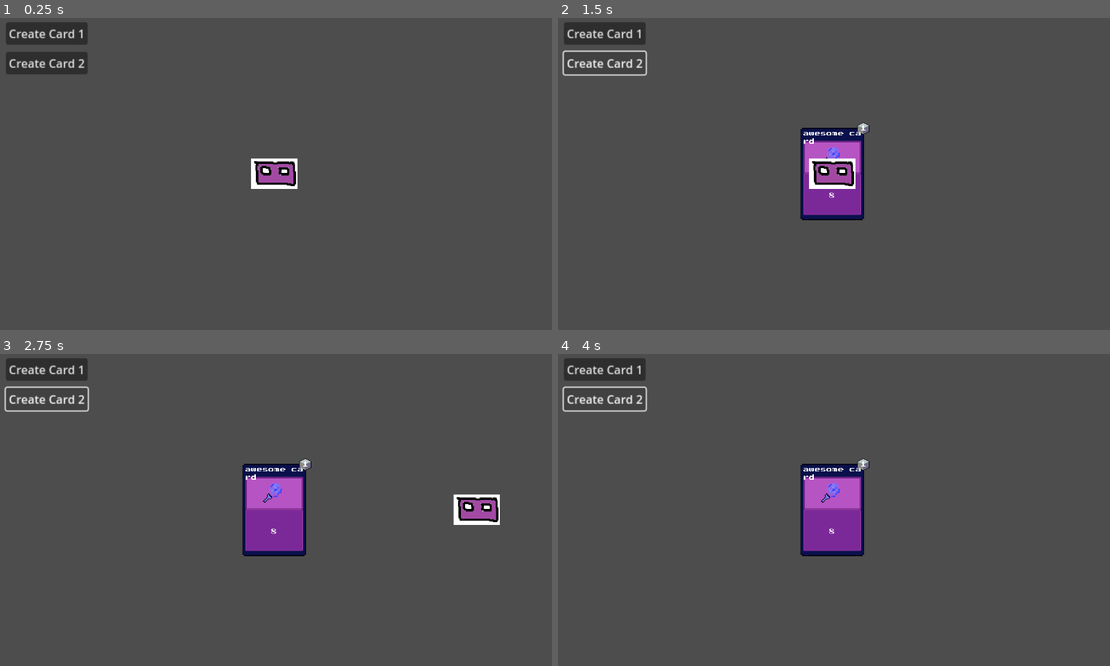
Above: before the commit, frames 1-4 (two rows, left to right).
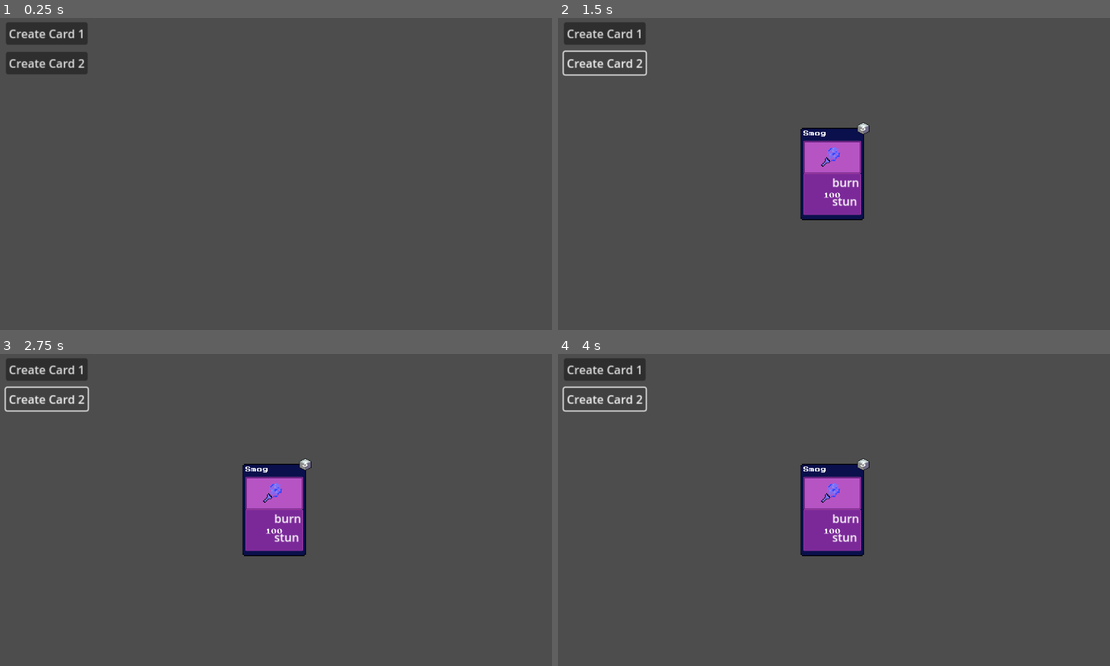
Above: after the commit, the same moments.

Repository: TunedDice/game_one
Game: Godot game, scene res://Scenes/battle_scene.tscn
Same seed, same stepped clock (60 frames per second), same inputs: the game is played once before the commit and once after it.
Inputs:
- Up to frame 1 (0.25 s): no input
- Up to frame 2 (1.5 s): click "Create Card 1" at 0.5 s; click "Create Card 2" at 1.25 s
- Up to frame 3 (2.75 s): tap Enter at 2 s; hold D (right) from 2.03 s (still down)
- Up to frame 4 (4 s): release D (right) at 2.78 s; hold S (down) 2.78-3.53 s; hold D (right) from 3.53 s (still down)

The runs differ from the first frame. In frame 1, 0.8% of the frame differs, in the area x 45-54%, y 44-55%; in frame 2, 1.0%; in frame 3, 1.1%, in the area x 44-91%, y 34-61%; in frame 4, 0.3%.

Commit message:
ely update moment

Diff:
--- /dev/null
+++ b/Data/Cards/firecards.json
@@ -0,0 +1,46 @@
+{
+	"Fireball":{
+		"damage": 95,
+		"durability": [1,4],
+		"cooldown": 8,
+		"discard": "this is discard",
+		"effects": ["burn", "poison"]
+	},
+
+
+	"Candle Stick":{
+		"damage": 80,
+		"durability": [1,4],
+		"cooldown": 4,
+		"discard": "this is discard",
+		"effects": ["burn"]
+	},
+
+
+	"Scorch Ray":{
+		"damage": 105,
+		"durability": [1,4],
+		"cooldown": 12,
+		"discard": "this is discard",
+		"effects": ["burn", "stun"]
+	},
+
+
+	"Smog":{
+		"damage": 100,
+		"durability": [1,4],
+		"cooldown": 12,
+		"discard": "this is discard",
+		"effects": ["burn", "stun"]
+	},
+
+
+	"Super Nova":{
+		"damage": 250,
+		"durability": [1,1],
+		"cooldown": 30,
+		"discard": "this is discard",
+		"effects": ["burn", "stun"],
+	}
+
+}
--- a/Scenes/CharacterBody2D.gd
+++ /dev/null
@@ -1,13 +0,0 @@
-extends CharacterBody2D
-
-
-
-@export var speed = 400
-
-func get_input():
-	var input_direction = Input.get_vector("left", "right", "up", "down")
-	velocity = input_direction * speed
-
-func _physics_process(delta):
-	get_input()
-	move_and_slide()
--- a/Scenes/battle_scene.tscn
+++ b/Scenes/battle_scene.tscn
@@ -1,7 +1,6 @@
-[gd_scene load_steps=3 format=3 uid="uid://b1cc5xco10fq7"]
+[gd_scene load_steps=2 format=3 uid="uid://b1cc5xco10fq7"]
 
 [ext_resource type="Script" path="res://Scripts/battle_scene.gd" id="1_k7chb"]
-[ext_resource type="PackedScene" uid="uid://cnqrnn21hcsp0" path="res://Scenes/player.tscn" id="2_st7t4"]
 
 [node name="Battle Scene" type="Node2D"]
 script = ExtResource("1_k7chb")
@@ -25,7 +24,5 @@
 
 [node name="Spawn" type="Node2D" parent="."]
 
-[node name="Player" parent="." instance=ExtResource("2_st7t4")]
-
 [connection signal="pressed" from="Button" to="." method="_on_button_pressed"]
 [connection signal="pressed" from="Button2" to="." method="_on_button_2_pressed"]
--- a/Scenes/card.tscn
+++ b/Scenes/card.tscn
@@ -22,7 +22,6 @@
 
 [node name="Card" type="Node2D"]
 script = ExtResource("1_vsuoq")
-card_name = "New name"
 
 [node name="BaseCardSprite" type="Sprite2D" parent="."]
 texture_filter = 1
@@ -77,3 +76,7 @@
 horizontal_alignment = 1
 vertical_alignment = 1
 autowrap_mode = 3
+
+[node name="CardEffect" type="Label" parent="."]
+offset_right = 40.0
+offset_bottom = 23.0
--- a/Scripts/Card.gd
+++ b/Scripts/Card.gd
@@ -1,29 +1,61 @@
 extends Node2D
 
-@export var card_name: String = "Card Name"
-@export var damage_amount: int = 5
-@export var element: String = "Fire"
-@export var durability: int = 1
-@export var cooldown: int = 3
-@export var discard: String = "More damage"
+
+#random number generator
+var rng = RandomNumberGenerator.new()
+
+
+#this sets up the sprites/nodes
 @export var card_image: Node2D
-
 @onready var durability_lbl: Label = $DurabilityDisplay/DurabilityLbl
 @onready var name_lbl: Label = $CardName/NameLbl
 @onready var damage_lbl: Label = $CardDamage
-@onready var Cards = preload("res://Scripts/cards.gd")
+@onready var effects_lbl: Label = $CardEffect
+@onready var card_data_template = preload("res://Scripts/card_data.gd")
 
 
+#godot expects this (think so??)
 func _ready():
-	#set_card_values(card_name, damage_amount, element, durability, cooldown, discard)
 	visible = false
 
-func set_card_values(card_name: String, damage_amount: int, element: String, durability: int, cooldown: int, discard: String):
-	var card = Cards.new(card_name, damage_amount, element, durability, cooldown, discard)
-	durability_lbl.set_text(str(card.durability))
-	name_lbl.set_text(card.card_name)
-	damage_lbl.set_text(str(card.damage_amount))
 
-# Called every frame. 'delta' is the elapsed time since the previous frame.
+#loads the card info onto the card
+#only needs to load type and name (both strings) to get all info
+func load_card(card_name: String, card_type: String):
+	var filepath = "res://Data/Cards/{file_type}cards.json".format({"file_type":card_type})
+	#this is the database
+	var content = JSON.parse_string(FileAccess.open(filepath, FileAccess.READ).get_as_text())
+	#this pulls from the durability range thanks to our random generator above
+	var min_durability = content[card_name]["durability"][0]
+	var max_durability = content[card_name]["durability"][1]
+	var generated_durability = rng.randi_range(min_durability, max_durability)
+
+
+	#calling card data
+	var this_card_data = card_data_template.new(
+		card_name,
+		content[card_name]["damage"],
+		card_type,
+		generated_durability,
+		content[card_name]["cooldown"],
+		content[card_name]["discard"],
+		content[card_name]["effects"]
+		)
+
+	#this actually attaches text to card labels
+	durability_lbl.set_text(str(this_card_data.durability))
+	name_lbl.set_text(this_card_data.card_name)
+	damage_lbl.set_text(str(this_card_data.damage_amount))
+
+
+	#prints out effects to card
+	var effects_lbl_string = ""
+	#loops through the effects
+	for inner_string in this_card_data.effects:
+		effects_lbl_string += inner_string + "\n"
+	effects_lbl.text = effects_lbl_string.trim_suffix("\n")
+
+
+#called every frame. 'delta' is the elapsed time since the previous frame.
 func _process(delta):
 	pass
--- a/Scripts/battle_scene.gd
+++ b/Scripts/battle_scene.gd
@@ -1,28 +1,29 @@
 extends Node2D
 
+#obtaining the card data for the battle
 @onready var card_scene = preload("res://Scenes/card.tscn")
 @onready var spawn_point = $Spawn
 
+
+#gdscript wants this?
 func _ready():
-	pass # Replace with function body.
-
+	pass
 
 # Called every frame. 'delta' is the elapsed time since the previous frame.
 func _process(delta):
 	pass
 
 
+#this is just a sample card
 func _on_button_pressed():
 	var card = card_scene.instantiate()
 	spawn_point.add_child(card)
-	card.set_card_values("cool card", 5, "water", 3, 9, "discard ability")
+	card.load_card("Scorch Ray", "fire")
 	card.visible = true
 
-
-
-
+#this is also just a sample card
 func _on_button_2_pressed():
 	var card = card_scene.instantiate()
 	spawn_point.add_child(card)
-	card.set_card_values("awesome card", 8, "water", 1, 2, "discard damage")
+	card.load_card("Smog", "fire")
 	card.visible = true
--- /dev/null
+++ b/Scripts/card_data.gd
@@ -0,0 +1,40 @@
+extends Resource
+class_name CardData
+
+
+#defining the variables in card
+@export var card_name: String
+@export var damage_amount: int
+@export var element: String
+@export var durability: int
+@export var cooldown: int
+@export var discard: String
+@export var effects: Array
+
+
+#constructor that passes in values and saves to itself
+func _init(
+	input_card_name: String,
+	input_damage_amount: int,
+	input_element: String,
+	input_durability: int,
+	input_cooldown: int,
+	input_discard: String,
+	input_effects: Array
+)-> void:
+
+	#this is the saving part
+	self.card_name = input_card_name
+	self.damage_amount = input_damage_amount
+	self.element = input_element
+	self.durability = input_durability
+	self.cooldown = input_cooldown
+	self.discard = input_discard
+	self.effects = input_effects
+
+
+func add_durability():
+	pass
+
+func subtract_durability():
+	pass
--- a/Scripts/cards.gd
+++ /dev/null
@@ -1,20 +0,0 @@
-extends Node
-class_name Cards
-
-var card_name: String
-var damage_amount: int
-var element: String
-var durability: int
-var cooldown: int
-var discard: String
-
-
-
-
-func _init(card_name: String, damage_amount: int, element: String, durability: int, cooldown: int, discard: String)-> void:
-		self.card_name = card_name
-		self.damage_amount = damage_amount
-		self.element = element
-		self.durability = durability
-		self.cooldown = cooldown
-		self.discard = discard
--- a/project.godot
+++ b/project.godot
@@ -14,6 +14,10 @@
 run/main_scene="res://Scenes/battle_scene.tscn"
 config/features=PackedStringArray("4.2", "Forward Plus")
 config/icon="res://icon.svg"
+
+[autoload]
+
+EffectData="*res://Data/effect_data.gd"
 
 [input]
 
Empty file added: Data/cardeffects.json
Not shown, added: .DS_Store
Not shown, added: Scripts/.DS_Store
